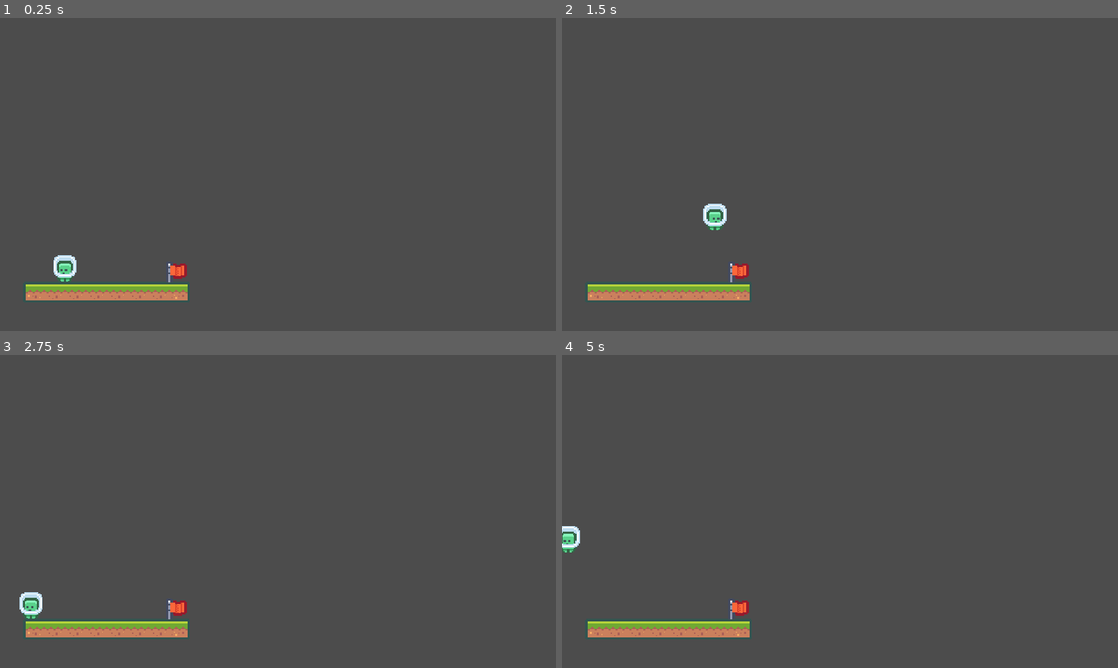
Above: before the commit, frames 1-4 (two rows, left to right).
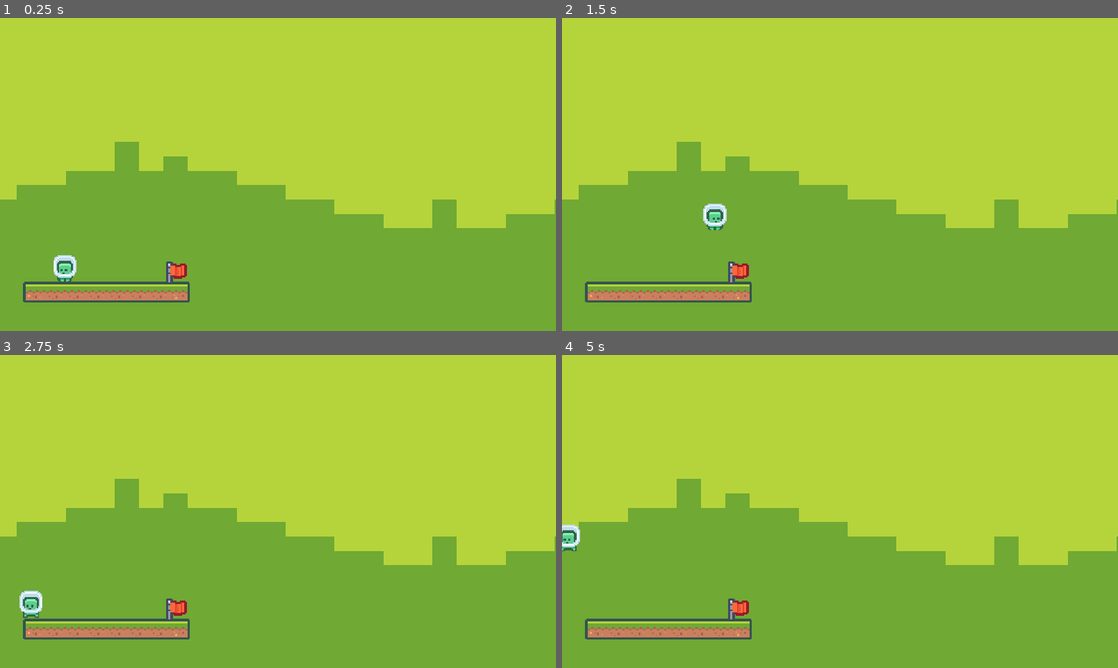
Above: after the commit, the same moments.

Repository: WinzuDarkpaw/CrypticNexus
Game: Godot game, scene res://Levels/TestLevel.tscn
The game is run twice, just before and just after one commit, with the same random seed, the same clock (stepped at 60 frames per second) and the same inputs.
Inputs:
- Up to frame 1 (0.25 s): no input
- Up to frame 2 (1.5 s): tap Enter at 0.5 s; hold D (Right) from 0.53 s (still down); tap Space (Jump) at 0.77 s
- Up to frame 3 (2.75 s): tap Space (Jump) at 1.52 s; release D (Right) at 2.03 s; hold A (Left) from 2.03 s (still down)
- Up to frame 4 (5 s): release A (Left) at 2.78 s; hold D (Right) 2.78-4.28 s; tap Space (Jump) at 3.02, 3.77, 4.52 s; hold A (Left) from 4.28 s (still down)

The runs differ from the first frame. In frame 1, 98% of the frame differs, in the area x 0-100%, y 0-100%; in frame 2, 98%; in frame 3, 98%; in frame 4, 98%.

Commit message:
18.08.2022
Testlevel begonnen

Diff:
--- a/FoxJNR/Levels/TestLevel.tscn
+++ b/FoxJNR/Levels/TestLevel.tscn
@@ -6,6 +6,7 @@
 [ext_resource path="res://Scripts/Player.gd" type="Script" id=4]
 [ext_resource path="res://Tilemap/tiles_packed.png" type="Texture" id=5]
 [ext_resource path="res://Tiles/tile_0111.png" type="Texture" id=6]
+[ext_resource path="res://Background/background_0010.png" type="Texture" id=7]
 
 [sub_resource type="SpriteFrames" id=1]
 animations = [ {
@@ -139,13 +140,17 @@
 position = Vector2( 56.0633, 209.57 )
 script = ExtResource( 3 )
 
+[node name="Background" type="Sprite" parent="."]
+position = Vector2( 190.62, -65.3831 )
+scale = Vector2( 21.0967, 12.3658 )
+texture = ExtResource( 7 )
+
 [node name="Player" type="KinematicBody2D" parent="."]
 script = ExtResource( 4 )
 
 [node name="AnimatedSprite" type="AnimatedSprite" parent="Player"]
 frames = SubResource( 1 )
 animation = "Walk"
-frame = 1
 playing = true
 
 [node name="CollisionShape2D" type="CollisionShape2D" parent="Player"]
Not shown: 1 places in FoxJNR/Levels/TestLevel.tscn that only renumber resources
Not shown, changed: README.md
